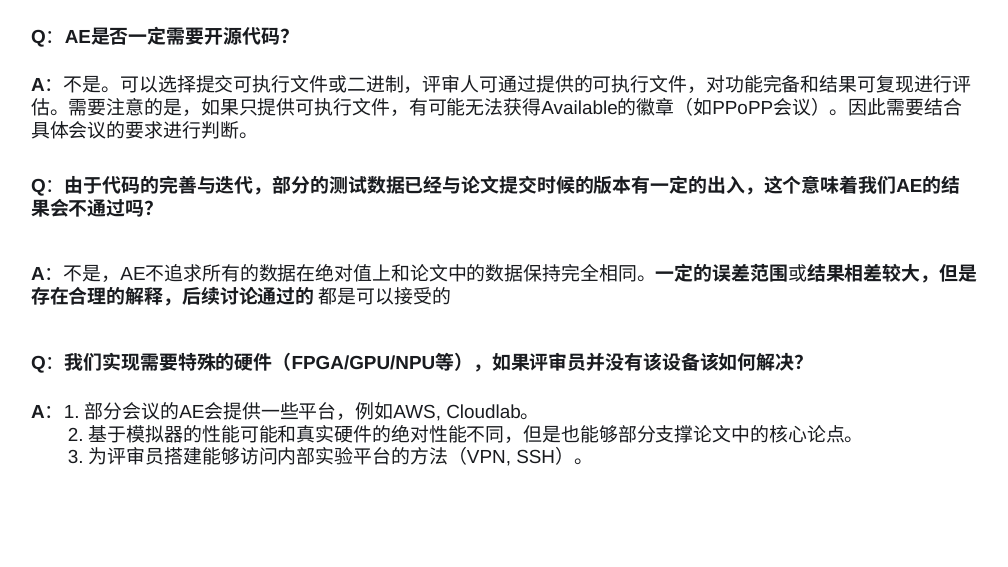
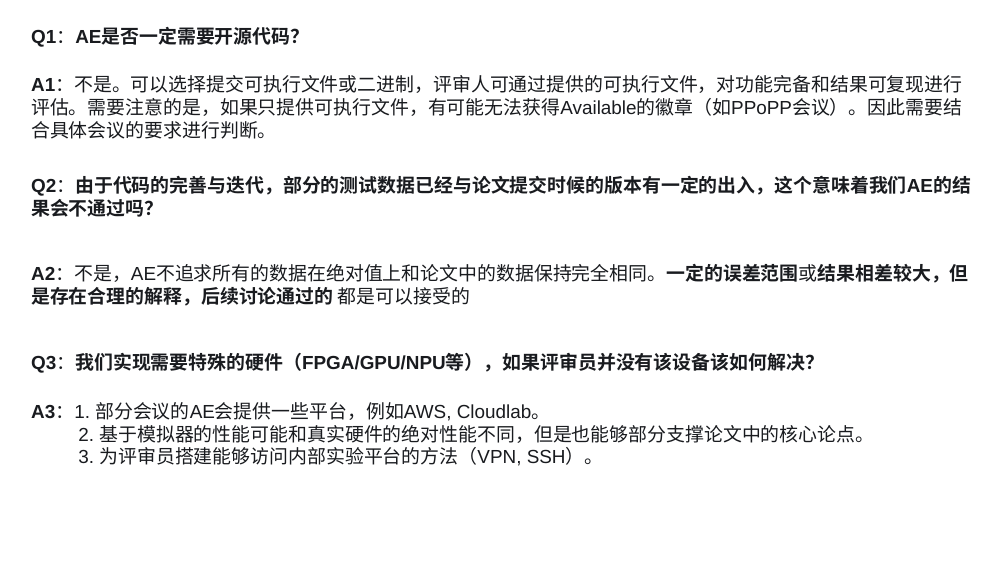
Before and after one commit to fmy-fly/Pre-ppt, a slide deck: slide 20 of AE介绍.pptx (slide 19 before the commit). Drawn at 1008x567 pixels with LibreOffice and Linux fonts; fonts in the diff are those of the drawing. Boxes give left, top, right and bottom in pixels: in the first picture for what was removed or moved away, otherwise in the second. Text is boxed around its words. In the diff, an @@ line names an element or a change of style, - is before the commit and + after.

Commit message:
完成6.4 pre ppt

```diff
--- a/AE介绍.pptx
+++ b/AE介绍.pptx
@@ text at <box>31,28,309,47</box>: text changed @@
-Q：AE是否一定需要开源代码？
+Q1：AE是否一定需要开源代码？
@@ text at <box>31,77,962,139</box>: text changed @@
-A：不是。可以选择提交可执行文件或二进制，评审人可通过提供的可执行文件，对功能完备和结果可复现进行评估。需要注意的是，如果只提供可执行文件，有可能无法获得Available的徽章（如PPoPP会议）。因此需要结合具体会议的要求进行判断。
+A1：不是。可以选择提交可执行文件或二进制，评审人可通过提供的可执行文件，对功能完备和结果可复现进行评估。需要注意的是，如果只提供可执行文件，有可能无法获得Available的徽章（如PPoPP会议）。因此需要结合具体会议的要求进行判断。
@@ text at <box>31,178,971,196</box>: text changed @@
-Q：由于代码的完善与迭代，部分的测试数据已经与论文提交时候的版本有一定的出入，这个意味着我们AE的结果会不通过吗？
+Q2：由于代码的完善与迭代，部分的测试数据已经与论文提交时候的版本有一定的出入，这个意味着我们AE的结果会不通过吗？
@@ text at <box>31,266,969,306</box>: text changed @@
-A：不是，AE不追求所有的数据在绝对值上和论文中的数据保持完全相同。一定的误差范围或结果相差较大，但是存在合理的解释，后续讨论通过的 都是可以接受的
+A2：不是，AE不追求所有的数据在绝对值上和论文中的数据保持完全相同。一定的误差范围或结果相差较大，但是存在合理的解释，后续讨论通过的 都是可以接受的
@@ text at <box>31,354,824,373</box>: text changed @@
-Q：我们实现需要特殊的硬件（FPGA/GPU/NPU等），如果评审员并没有该设备该如何解决？
+Q3：我们实现需要特殊的硬件（FPGA/GPU/NPU等），如果评审员并没有该设备该如何解决？
@@ text at <box>31,402,551,421</box>: text changed @@
-A：1. 部分会议的AE会提供一些平台，例如AWS, Cloudlab。
+A3：1. 部分会议的AE会提供一些平台，例如AWS, Cloudlab。
```
Also in this commit, not shown: 18 other slides changed, 2 slides added, 1 slide removed.
